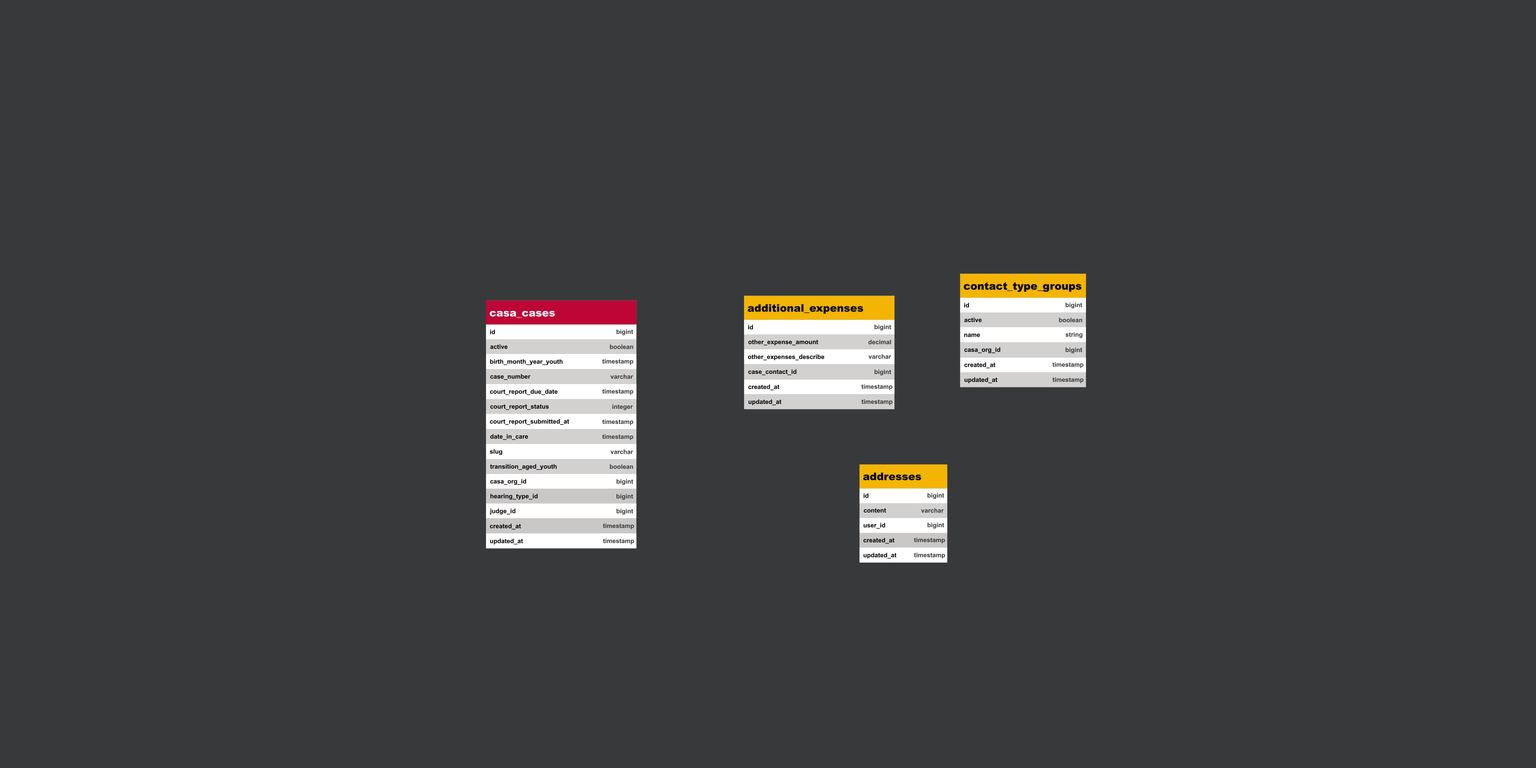
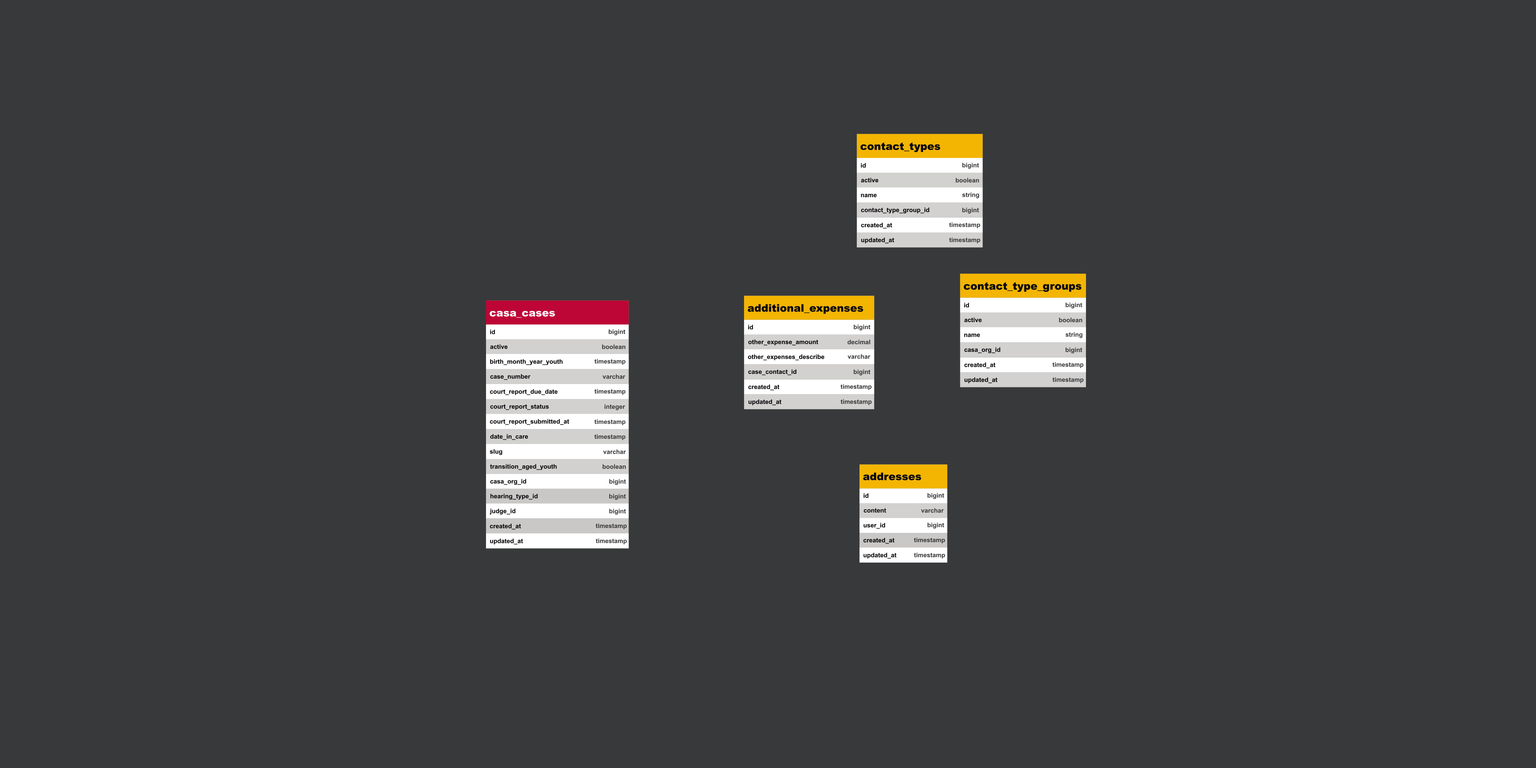
Before/after of a 1536px x 768px layered artwork. What changed in the layer stack:
pixels changed over [485, 133, 983, 549] (layer not identified)
